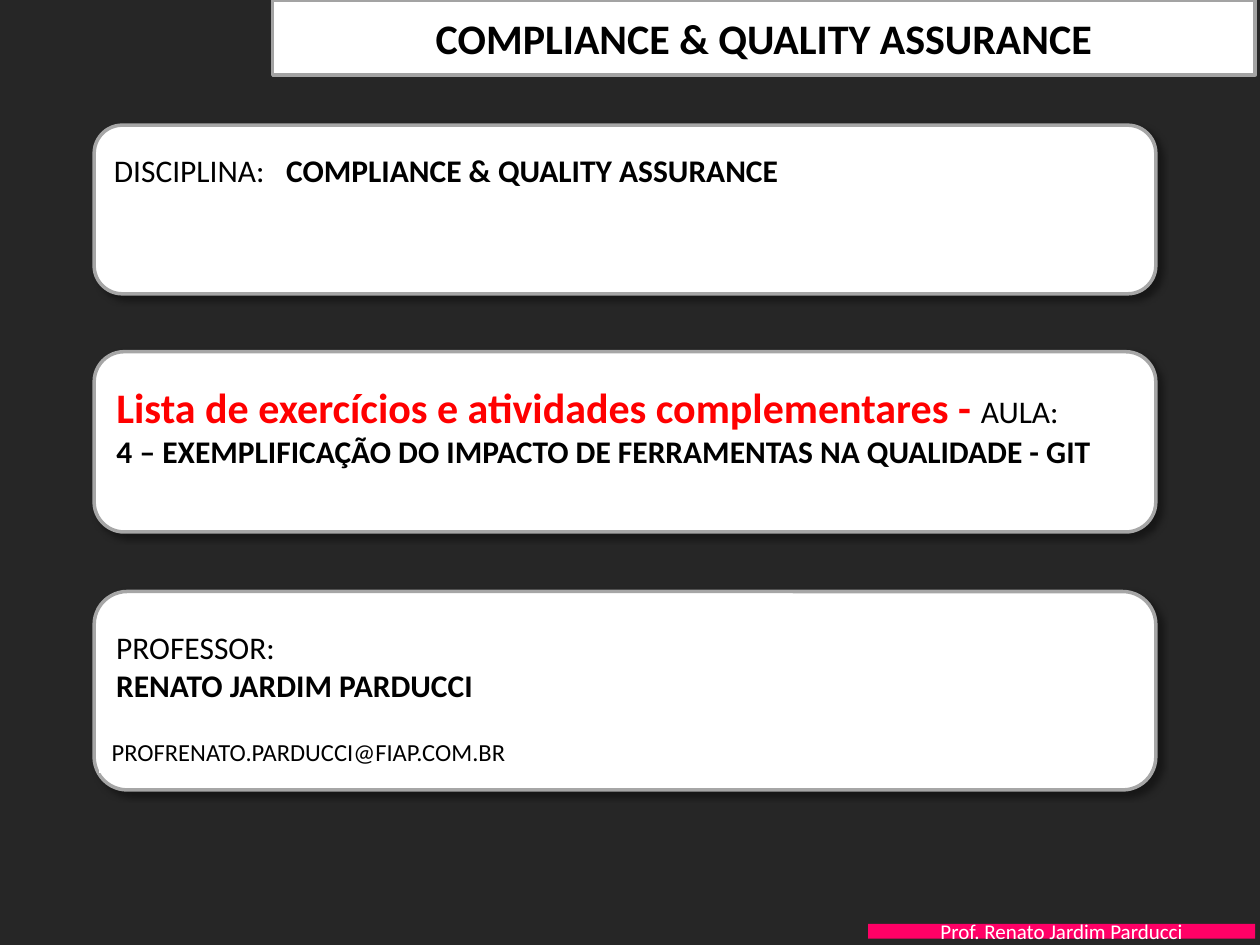
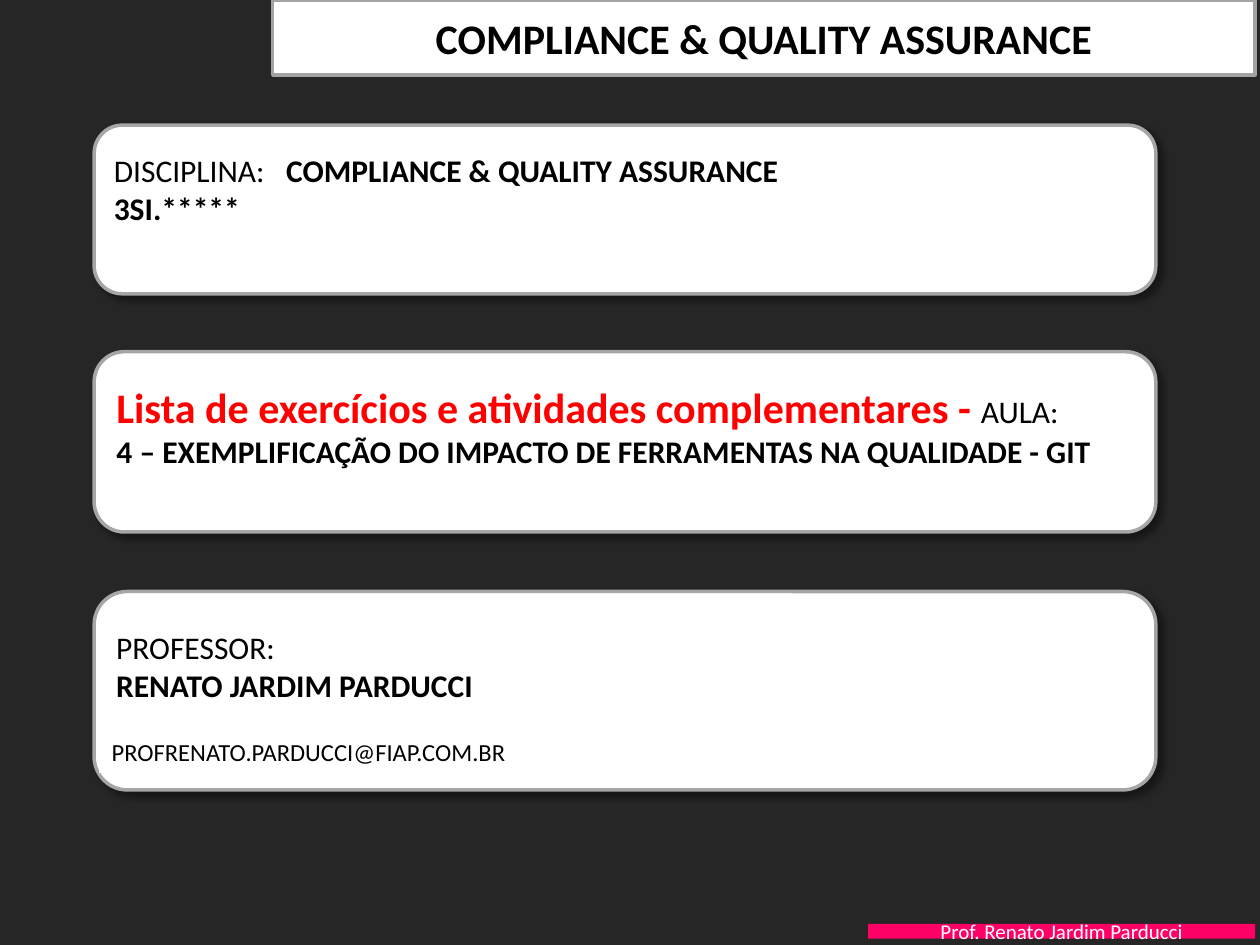
Before and after one commit to Daniel-Guerrero00/SI-Estacionamento, a slide deck: slide 1 of Documentação/FIAP-QualidProjSW-Aula-4-GIT - EXERCICIOS.pptx. Drawn at 1260x945 pixels with LibreOffice and Linux fonts; fonts in the diff are those of the drawing; background and template pictures are left out. Boxes give left, top, right and bottom in pixels: in the first picture for what was removed or moved away, otherwise in the second. Text is boxed around its words. In the diff, an @@ line names an element or a change of style, - is before the commit and + after.

Commit message:
Adição de dados da turma *firula*

```diff
--- a/Documentação/FIAP-QualidProjSW-Aula-4-GIT - EXERCICIOS.pptx
+++ b/Documentação/FIAP-QualidProjSW-Aula-4-GIT - EXERCICIOS.pptx
@@ text at bbox=[114, 197, 240, 221]: paragraph added @@
+3SI.*****
```
